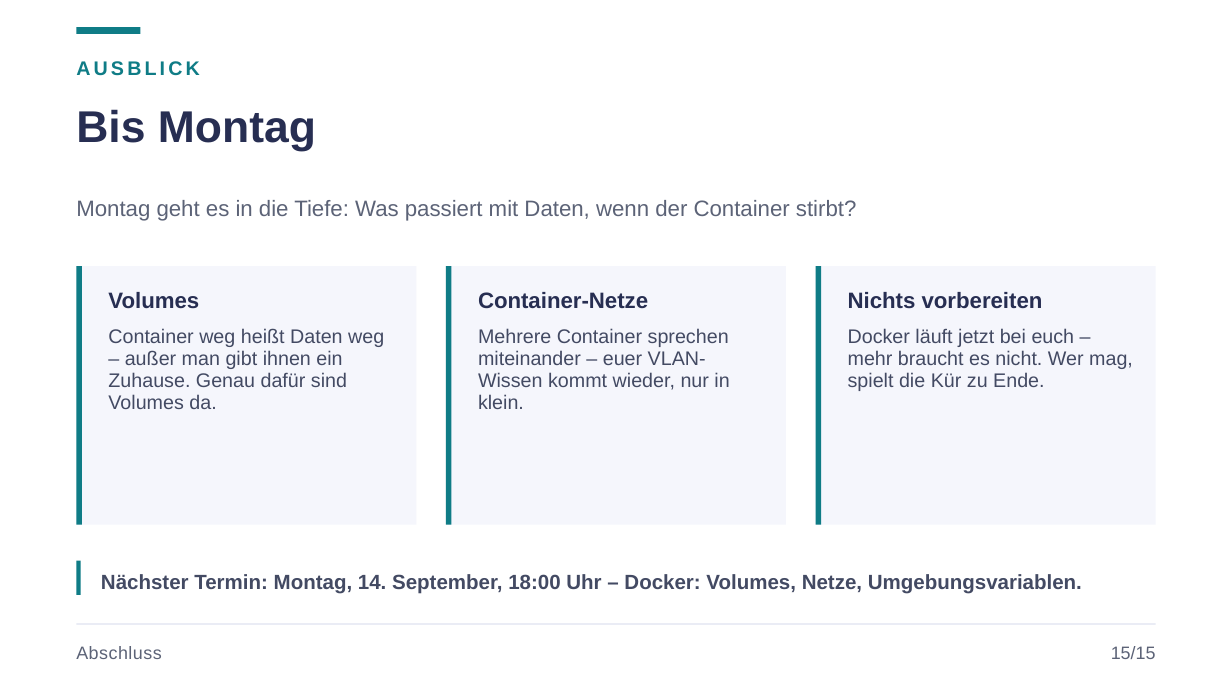
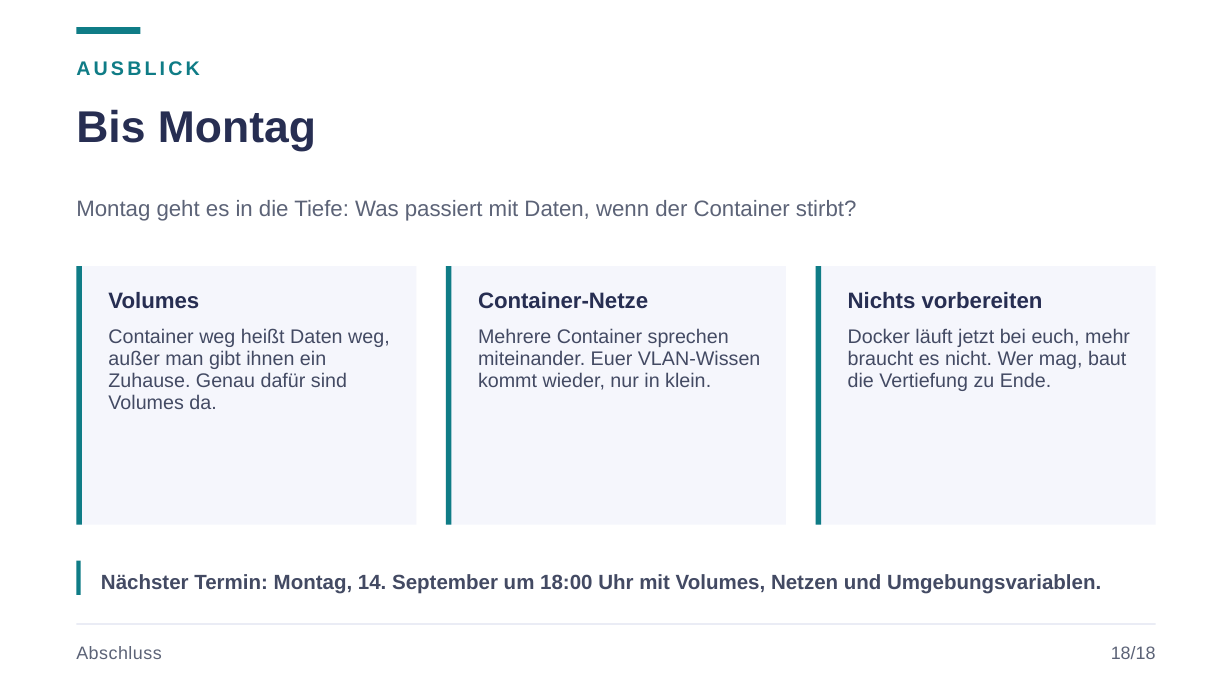
Before and after one commit to JacobMenge/kurs-unterlagen, a slide deck: slide 21 of folien/05-docker-einfuehrung.pptx (slide 18 before the commit). Drawn at 1232x693 pixels with LibreOffice and Linux fonts; fonts in the diff are those of the drawing. Boxes give left, top, right and bottom in pixels: in the first picture for what was removed or moved away, otherwise in the second. Text is boxed around its words. In the diff, an @@ line names an element or a change of style, - is before the commit and + after.

Commit message:
new docker fix

```diff
--- a/folien/05-docker-einfuehrung.pptx
+++ b/folien/05-docker-einfuehrung.pptx
@@ text at (108, 328, 390, 409): text changed @@
-Container weg heißt Daten weg – außer man gibt ihnen ein Zuhause. Genau dafür sind Volumes da.
+Container weg heißt Daten weg, außer man gibt ihnen ein Zuhause. Genau dafür sind Volumes da.
@@ text at (478, 328, 761, 390): text changed @@
-Mehrere Container sprechen miteinander – euer VLAN-Wissen kommt wieder, nur in klein.
+Mehrere Container sprechen miteinander. Euer VLAN-Wissen kommt wieder, nur in klein.
@@ text at (848, 328, 1130, 391): text changed @@
-Docker läuft jetzt bei euch – mehr braucht es nicht. Wer mag, spielt die Kür zu Ende.
+Docker läuft jetzt bei euch, mehr braucht es nicht. Wer mag, baut die Vertiefung zu Ende.
@@ text at (101, 574, 1101, 594): text changed @@
-Nächster Termin: Montag, 14. September, 18:00 Uhr – Docker: Volumes, Netze, Umgebungsvariablen.
+Nächster Termin: Montag, 14. September um 18:00 Uhr mit Volumes, Netzen und Umgebungsvariablen.
@@ text at (1111, 646, 1156, 659): text changed @@
-15/15
+18/18
```
Also in this commit, not shown: 17 other slides changed, 4 slides added, 1 slide removed, 13 other files.
